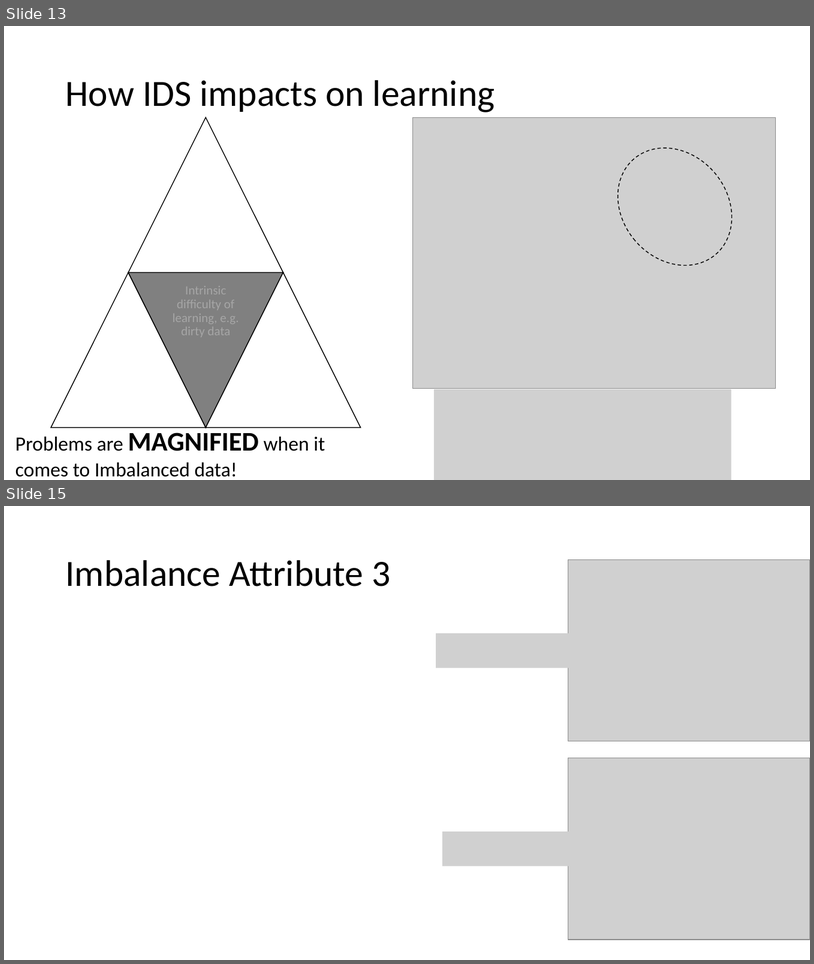
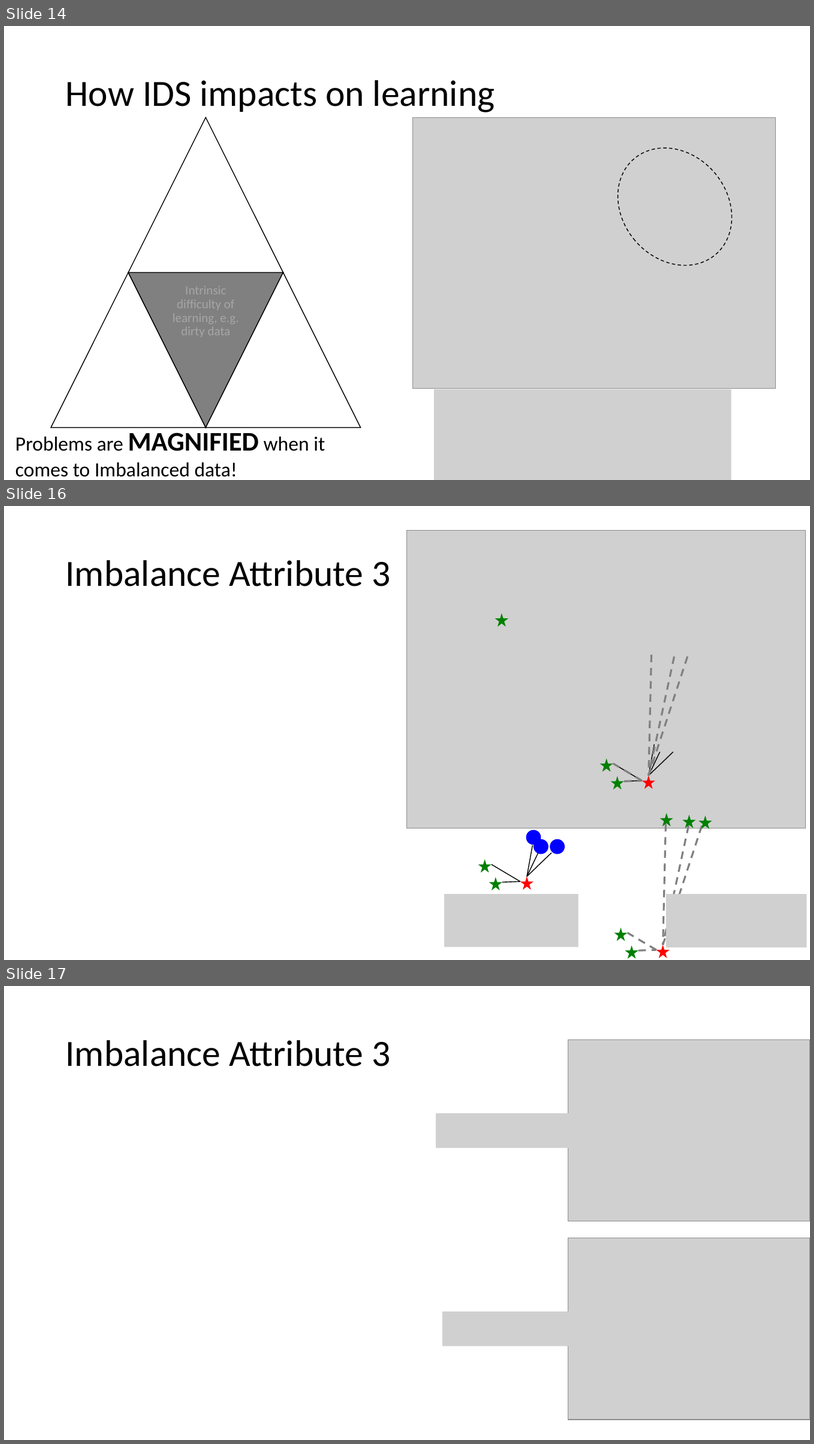
Before and after one commit to RKDSOne/ids, a slide deck: slides&notes/Learning on imbalanced data.pptx. Shown one above the other, each under a label of ours: slides 13 and 15 before the commit, slides 14, 16 and 17 after it; the slides between them are not shown. The pictures are 814x964 and 814x1444 pixels, drawn with LibreOffice and Linux fonts; fonts in the diff are those of the drawing; grey boxes stand for pictures. Boxes give left, top, right and bottom in pixels: in the first picture for what was removed or moved away, otherwise in the second. Text is boxed around its words. In the diff, an @@ line names an element or a change of style, - is before the commit and + after.

```diff
--- a/slides&notes/Learning on imbalanced data.pptx
+++ b/slides&notes/Learning on imbalanced data.pptx
@@ slide 16 added at (x1=4, y1=506, x2=810, y2=960), background #FFFFFF @@
@@ picture added at (x1=408, y1=530, x2=807, y2=828) @@
@@ title added at (x1=65, y1=560, x2=390, y2=586), 44 pt, text #000000 @@
+Imbalance Attribute 3
@@ star added at (x1=495, y1=613, x2=509, y2=627), fill #008000 @@
@@ line added from (675, 657) to (649, 775), #808080 2.25 pt dashed @@
@@ line added from (652, 655) to (649, 775), #808080 2.25 pt dashed @@
@@ line added from (688, 657) to (649, 775), #808080 2.25 pt dashed @@
@@ line added from (649, 775) to (655, 744), #000000 1 pt @@
@@ line added from (649, 775) to (660, 751), #000000 1 pt @@
@@ line added from (649, 775) to (674, 751), #000000 1 pt @@
@@ star added at (x1=600, y1=758, x2=614, y2=772), fill #008000 @@
@@ line added from (614, 763) to (642, 781), #000000 1 pt @@
@@ line added from (642, 781) to (614, 763), #808080 2.25 pt dashed @@
@@ star added at (x1=642, y1=775, x2=656, y2=789), fill #FF0000 @@
@@ star added at (x1=611, y1=776, x2=624, y2=789), fill #008000 @@
@@ line added from (642, 781) to (624, 781), #000000 1 pt @@
@@ line added from (624, 781) to (642, 781), #808080 2.25 pt dashed @@
@@ group added at (x1=444, y1=829, x2=579, y2=947): 5 lines, 3 stars, 3 ellipses, 1 picture @@
@@ group added at (x1=614, y1=813, x2=807, y2=958): 6 stars, 5 lines, 1 picture @@
@@ what was slide 13 is now slide 14 @@
@@ what was slide 15 is now slide 17 @@
```
Also in this commit, not shown: 7 slides changed, 8 other slides added, 1 slide removed, 5 other files.
